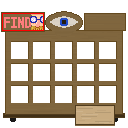
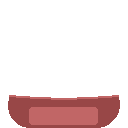
Layered file, before and after one edit (128 x 128). Changes by layer:
removed layer "Layer 7" over (30, 14, 43, 30)
painted on "Layer 8" over (8, 14, 125, 128)
removed layer "Layer 5" over (1, 12, 45, 32)
removed layer "Layer 3" over (2, 11, 126, 126)
removed layer "Layer 4" over (10, 116, 118, 122)
